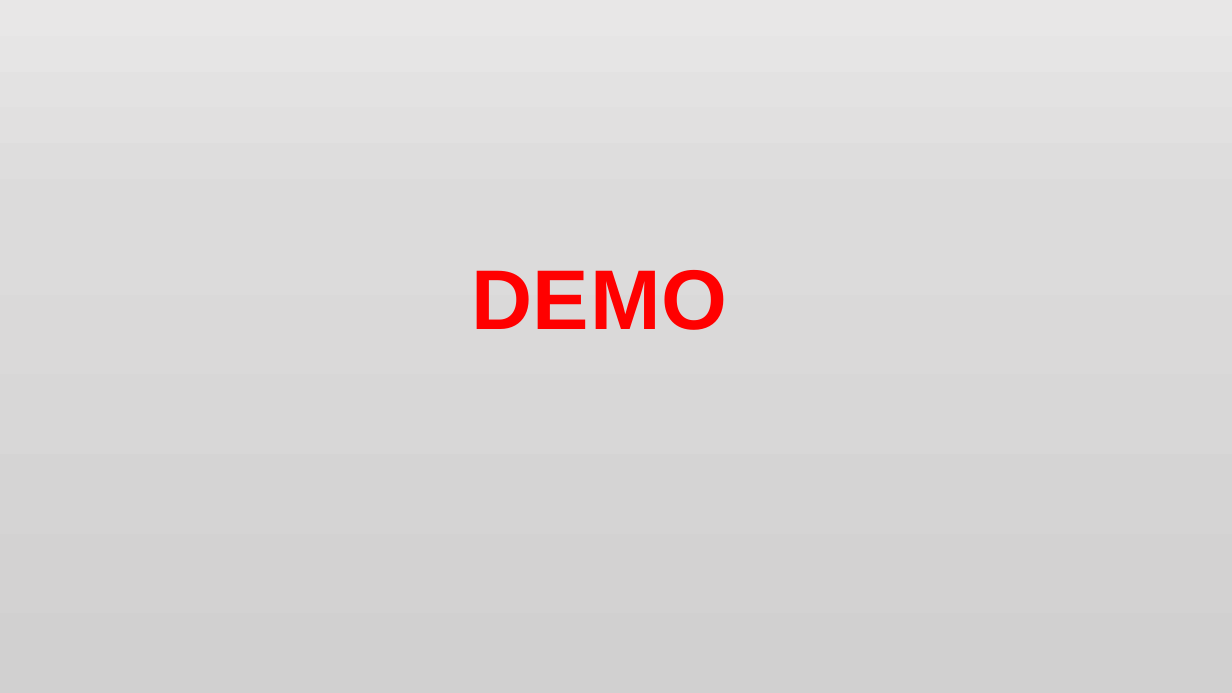
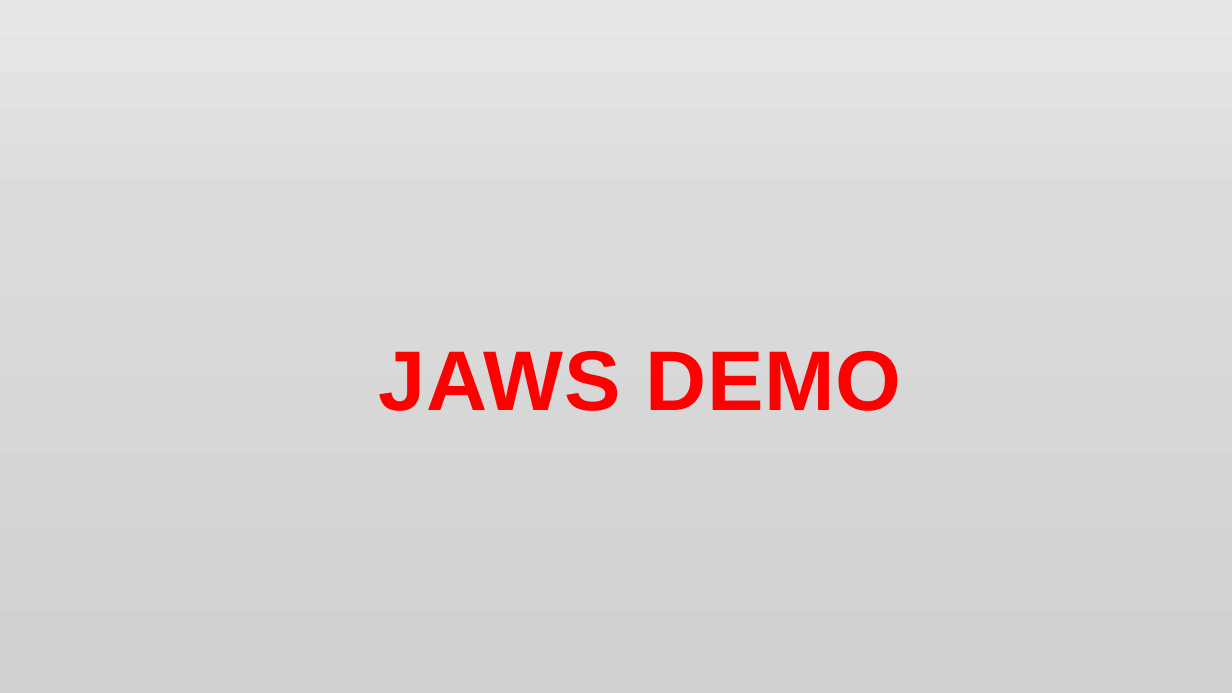
Before and after one commit to jonathan-r-jones/Composable-Batch-Files, a slide deck: slide 7 of jaws.pptx. Drawn at 1232x693 pixels with LibreOffice and Linux fonts; fonts in the diff are those of the drawing; background and template pictures are left out. Boxes give left, top, right and bottom in pixels: in the first picture for what was removed or moved away, otherwise in the second. Text is boxed around its words. In the diff, an @@ line names an element or a change of style, - is before the commit and + after.

```diff
--- a/jaws.pptx
+++ b/jaws.pptx
@@ text at (x1=379, y1=351, x2=901, y2=411): text changed @@
-DEMO
+JAWS DEMO
```
Also in this commit, not shown: 1 other slide changed, 3 other files.
